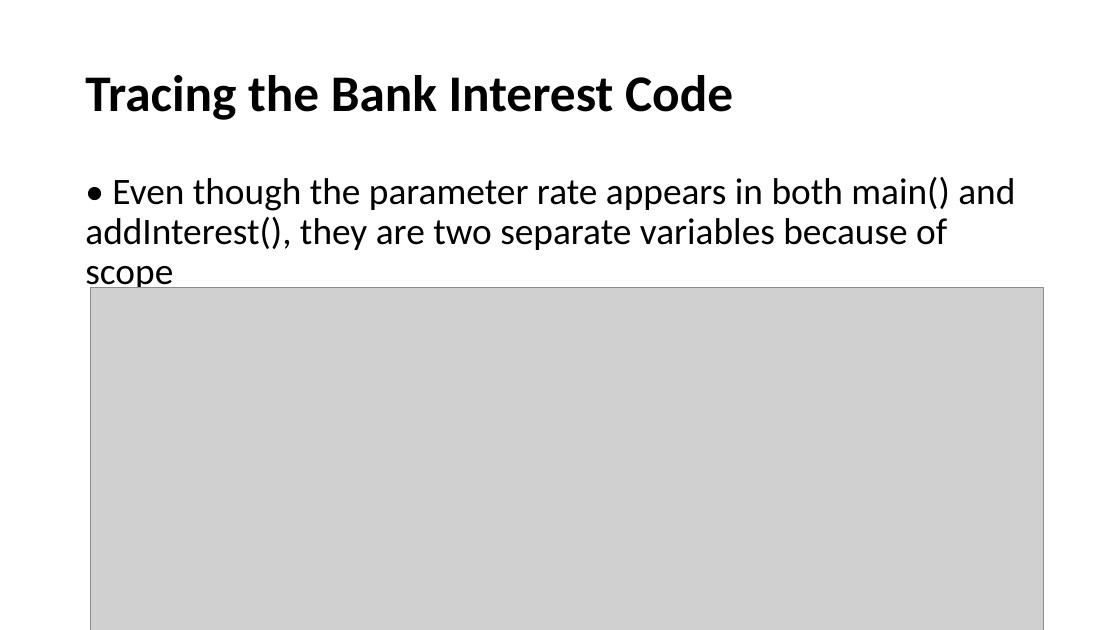
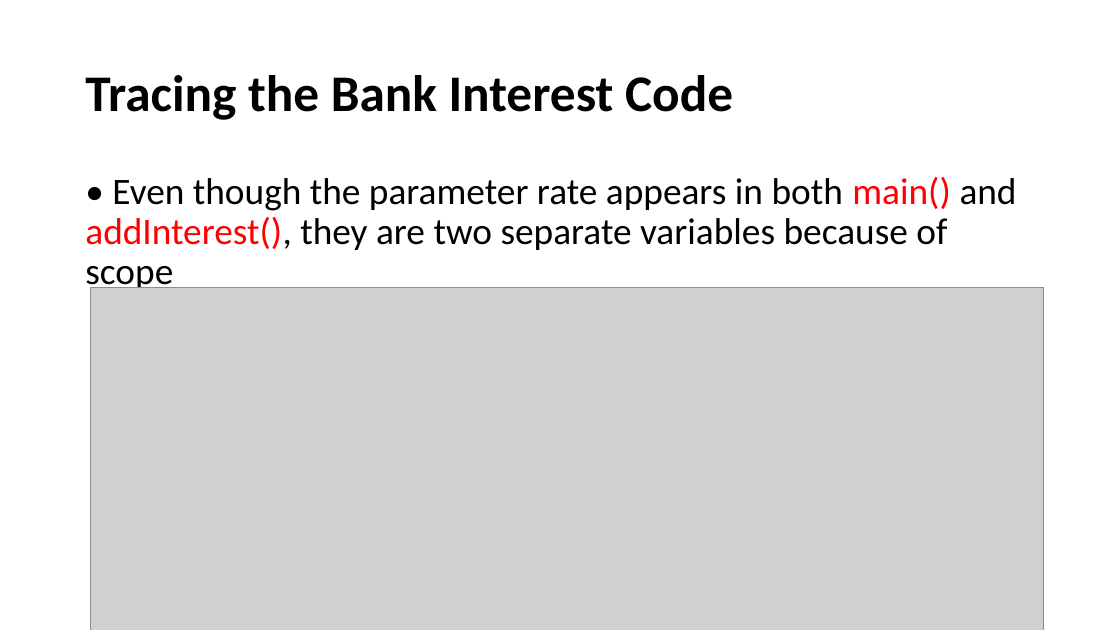
Before and after one commit to HKohin/Python-for-Upward-Bound-Program, a slide deck: slide 27 of PYTHON_11_Functions Part 2.pptx. Drawn at 1120x630 pixels with LibreOffice and Linux fonts; fonts in the diff are those of the drawing; grey boxes stand for pictures. Boxes give left, top, right and bottom in pixels: in the first picture for what was removed or moved away, otherwise in the second. Text is boxed around its words. In the diff, an @@ line names an element or a change of style, - is before the commit and + after.

```diff
--- a/PYTHON_11_Functions Part 2.pptx
+++ b/PYTHON_11_Functions Part 2.pptx
@@ text "• Even though the parameter ..." at box(85, 177, 1017, 294): text colour #000000 to #FF0000 in "main() addInterest()," @@
```
Also in this commit, not shown: 1 slide added.
